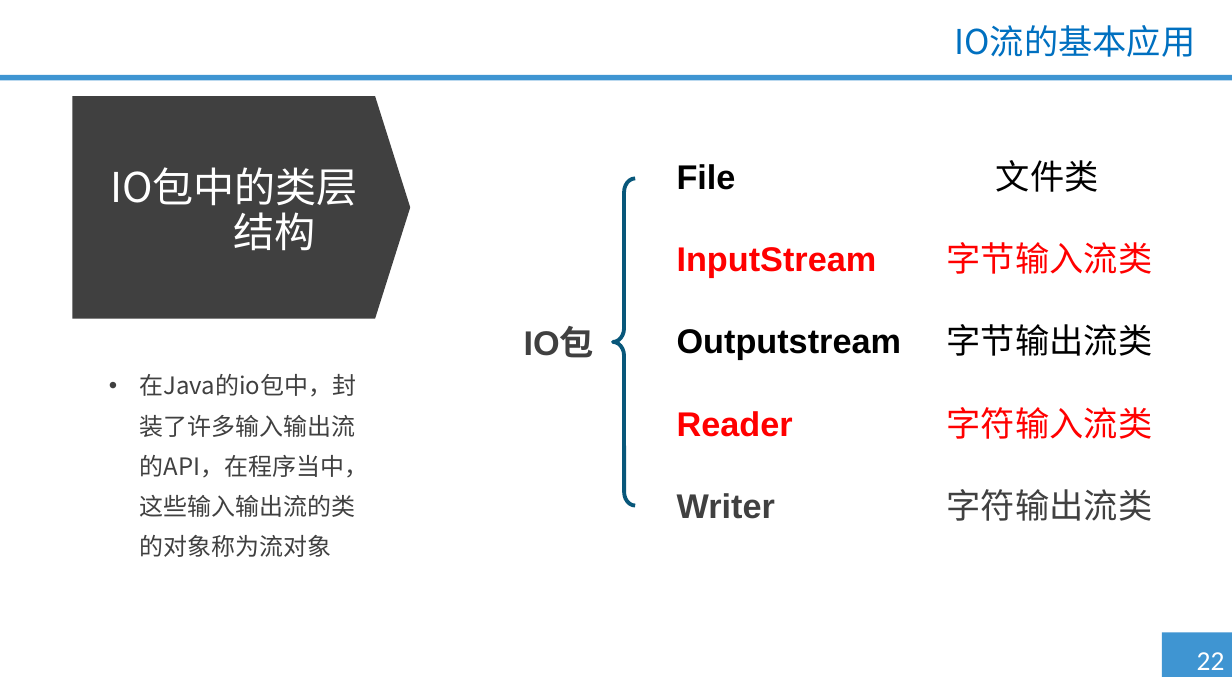
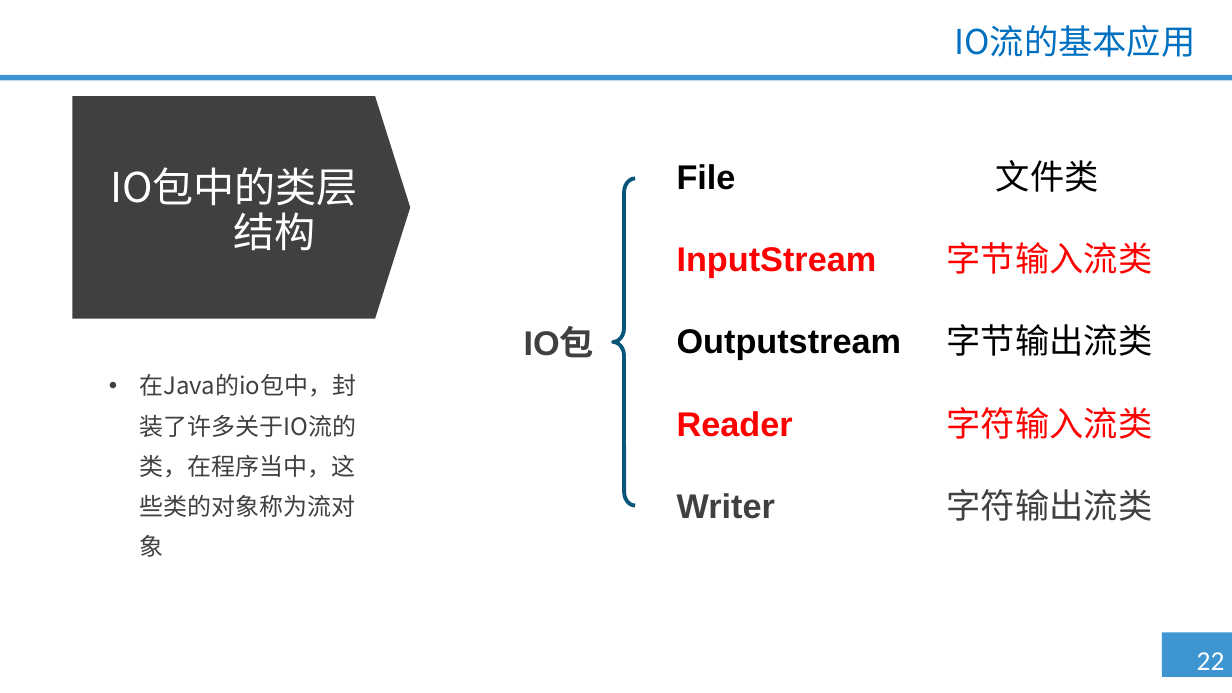
Before and after one commit to qzc70919700/--Java-, a slide deck: slide 22 of 第七单元 IO流（一）/1.0.0.0/PPT/第七单元 IO流（一）.pptx. Drawn at 1232x693 pixels with LibreOffice and Linux fonts; fonts in the diff are those of the drawing; background and template pictures are left out. Boxes give left, top, right and bottom in pixels: in the first picture for what was removed or moved away, otherwise in the second. Text is boxed around its words. In the diff, an @@ line names an element or a change of style, - is before the commit and + after.

```diff
--- a/第七单元 IO流（一）/1.0.0.0/PPT/第七单元 IO流（一）.pptx
+++ b/第七单元 IO流（一）/1.0.0.0/PPT/第七单元 IO流（一）.pptx
@@ text at bbox=[139, 374, 356, 557]: text changed @@
-• 在Java的io包中，封装了许多输入输出流的API，在程序当中，这些输入输出流的类的对象称为流对象
+• 在Java的io包中，封装了许多关于IO流的类，在程序当中，这些类的对象称为流对象
```
Also in this commit, not shown: 13 other slides changed, 1 other file.
